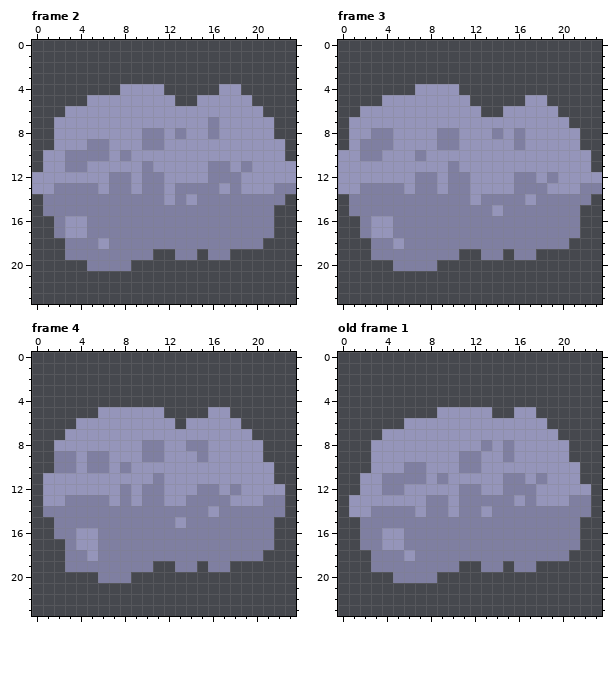
Pixel-art file: cloud titan/sprites/prop/plants/bush/bush_0_ilde_1.ase. That is the earlier state.
24x24 pixels, 4 frames. Shown: frame 2, frame 3, frame 4, old frame 1. The commit also changed other frames, which this record leaves out.
The same view after the edit:
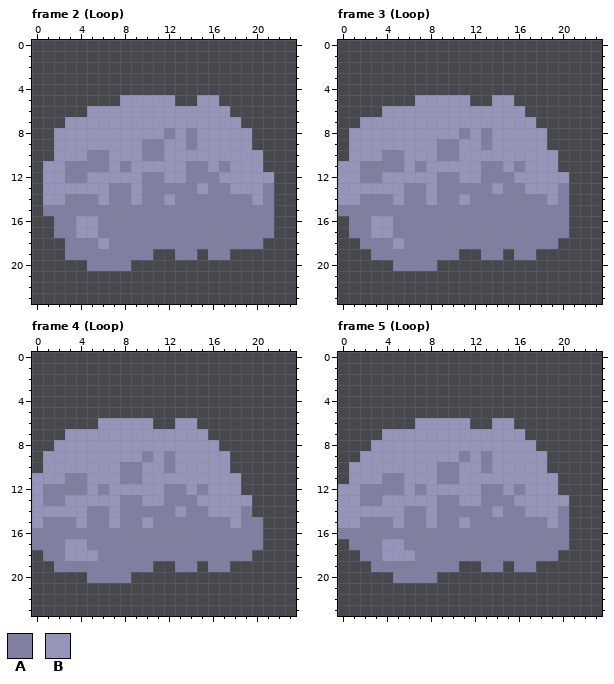
Palette (. is transparent): A #7f7fa1  B #9595ba
A new or re-ordered frame is compared with the old frame closest to it.
Message: see dawg run/bush_idle_0
Difference:
frames 4 -> 10
Changed rows in their new state; - is an unchanged pixel.
Frame 2 (Loop), layer "Layer 1":
first column x 0:
 4 --------....-----..-----
 5 -----...---------...----
 6 ---..-------------...---
 7 --.-------------B--...--
 8 ----------BBABA-B---..--
 9 -----BB-------A-----...-
10 -.-BB---B-AA---------..-
11 -----AA-A-B---AAB--B-...
12 .--AA--BB-----AA-BB---..
13 .-BBBB------A--B-AB--A..
14 -BB---B--B----A-----B-.-
16 ---A-B------------------
17 ---A-B------------------
Frame 3 (Loop), layer "Layer 1":
first column x 0:
 4 -------....-------------
 5 ----...-------BB-..-----
 6 --..---------BB--...----
 7 -.----------------...---
 8 ---BB----BBA-AB-B--...--
 9 --BBB--------A--B--...--
10 .-BBAA-B-AA---------...-
11 --AAAA-A--B--AA-A---...-
12 --AA---BBA-B-AAABB-B-...
13 --BBBBA-BA--AA-A-BB-A...
14 BB---B--B--BA----A-B-..-
15 A-------------A------.--
16 -A-------------------.--
17 -A-------------------.--
18 --A-----------------.---
Frame 4 (Loop), layer "Layer 1":
first column x 0:
 5 ------......----..-----
 6 ----..-----..B-....----
 7 ----------------....---
 8 ----------BB--BB-....--
 9 -BBB-BB----BA--B--...--
10 -BBB-BB--A--A-----....-
11 B--AA---AA-B-------...-
12 BAAAA-A-B-BBAA--B-B....
13 BAABBBB--ABBAA-BBB--...
14 BBBBB--B-----B---BB-...
15 BA--B--B--B--A----B--.-
16 AA--AA---------------.-
17 AAAB-A---------------.-
18 -AABB---------------.--
19 --A--------------------
20 -----A-----------------
Frame 5 (Loop) is new; against old frame 1, layer "Layer 1":
first column x 0:
 5 ---------.....--..-----
 6 ------.-----..--...----
 7 -----------------...---
 8 -------------B-B--...--
 9 --B---------BA-B---..--
10 -BB---BB-AABBA-----...-
11 -B----BB--A----BB-B-..-
12 BBAA---A---BBAAB-B--...
13 B-AA----B-ABB----B---..
14 B--BBB-AB-A--AB--BBB-..
15 BB---B--B--B-------B-.-
16 AA--AA---------------.-
17 -A-------------------.-
18 --A-BB--------------.--
Pixel boxes of the changes (left, top, right, bottom) in both pictures:
changed: (32, 84, 296, 238)
changed: (338, 84, 602, 249)
changed: (32, 407, 285, 583)
changed: (338, 407, 591, 561)
